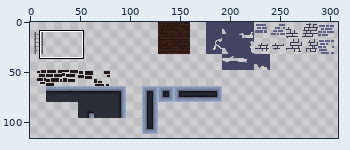
File history of a pixel-art file, art/tiles.aseprite. The first picture is a wide view before the edit; the outline marks the close-up.
Close-up. First the earlier version:
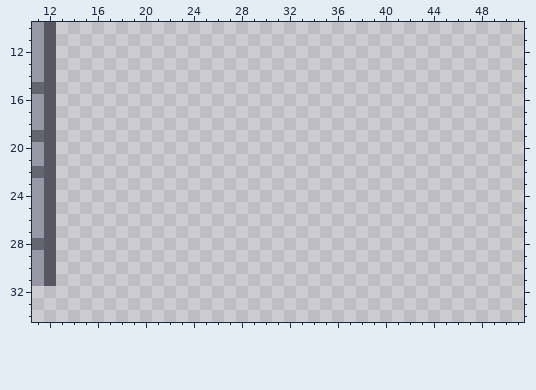
512x512 pixels, 1 frame. Colours within 5 levels of each other are drawn and written as one. Shown: x 11..51, y 10..34. The wide view leaves out empty margins.
The result:
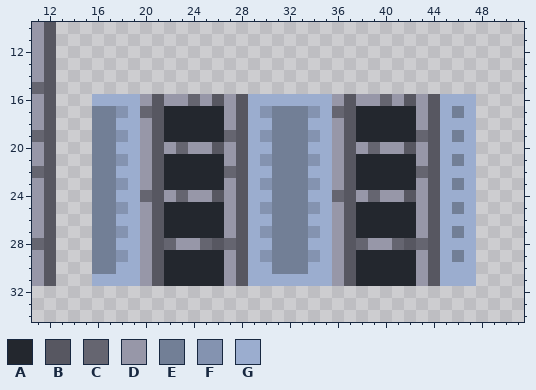
Palette (. is transparent): A #23272e  B #575761  C #656570  D #9797a8  E #727f96  F #8493b0  G #9badcf
What changed:
y 16: x 16..47 ................................ -> GGGGDBDDCDBDBGGGGGGGDBDDCDBDBGGG
y 17: x 16..47 ................................ -> EEFGCBAAAAADBGFEEEFGCBAAAAADBGEG
y 18: x 16..47 ................................ -> EEGGDBAAAAADBGGEEEGGDBAAAAADBGGG
y 19: x 16..47 ................................ -> EEFGDBAAAAACBGFEEEFGDBAAAAACBGEG
y 20: x 16..47 ................................ -> EEGGDBDCDDBDBGGEEEGGDBDCDDBDBGGG
y 21: x 16..47 ................................ -> EEFGDBAAAAADBGFEEEFGDBAAAAADBGEG
y 22: x 16..47 ................................ -> EEGGDBAAAAACBGGEEEGGDBAAAAACBGGG
y 23: x 16..47 ................................ -> EEFGDBAAAAADBGFEEEFGDBAAAAADBGEG
y 24: x 16..47 ................................ -> EEGGCBDCDDBDBGGEEEGGCBDCDDBDBGGG
y 25: x 16..47 ................................ -> EEFGDBAAAAADBGFEEEFGDBAAAAADBGEG
y 26: x 16..47 ................................ -> EEGGDBAAAAADBGGEEEGGDBAAAAADBGGG
y 27: x 16..47 ................................ -> EEFGDBAAAAADBGFEEEFGDBAAAAADBGEG
y 28: x 16..47 ................................ -> EEGGDBCDDCBCBGGEEEGGDBCDDCBCBGGG
y 29: x 16..47 ................................ -> EEFGDBAAAAADBGFEEEFGDBAAAAADBGEG
y 30: x 16..47 ................................ -> EEGGDBAAAAADBGGEEEGGDBAAAAADBGGG
y 31: x 16..47 ................................ -> GGGGDBAAAAADBGGGGGGGDBAAAAADBGGG
Boxes around the changes in both close-ups, in picture pixels (x1, y1, x2, y2):
added: (92, 94, 476, 286)
